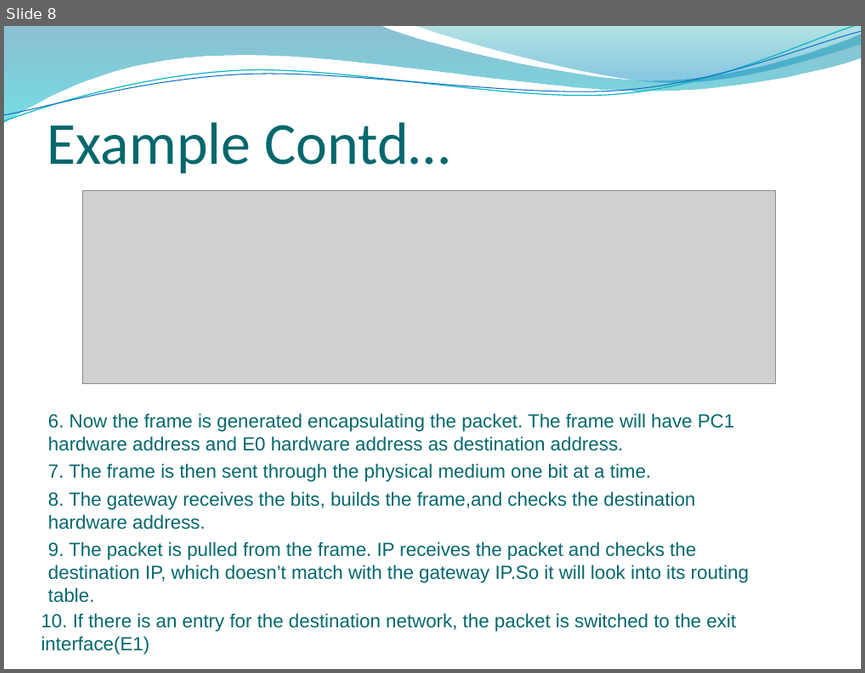
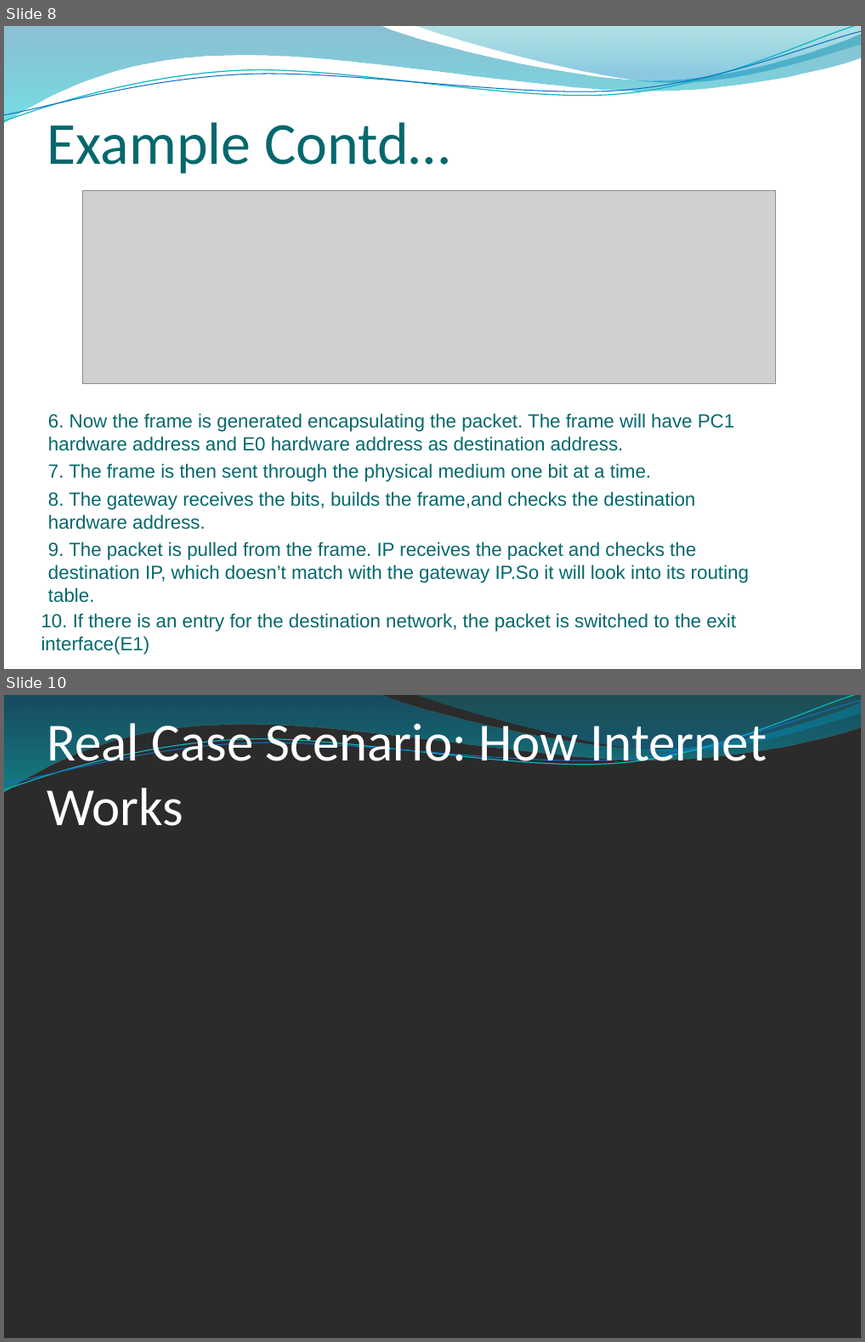
Before and after one commit to yashikadhingra/network-autimation, a slide deck: network_automation.pptx. Shown one above the other, each under a label of ours: slide 8 before the commit, slides 8 and 10 after it; the slides between them are not shown. The pictures are 865x673 and 865x1342 pixels, drawn with LibreOffice and Linux fonts; fonts in the diff are those of the drawing; grey boxes stand for pictures; background and template pictures are left out; a plain dark background stands for a picture behind light text. Boxes give left, top, right and bottom in pixels: in the first picture for what was removed or moved away, otherwise in the second. Text is boxed around its words. In the diff, an @@ line names an element or a change of style, - is before the commit and + after.

```diff
--- a/network_automation.pptx
+++ b/network_automation.pptx
@@ slide 10 added at bbox=[4, 695, 861, 1338], background picture (left out); not listed: 4 template elements that a slide beside it also shows @@
@@ title added at bbox=[46, 716, 766, 826], 45 pt, text #FFFFFF @@
+Real Case Scenario: How Internet Works
```
Also in this commit, not shown: 1 slide changed, 6 other slides added, 2 slides removed.
